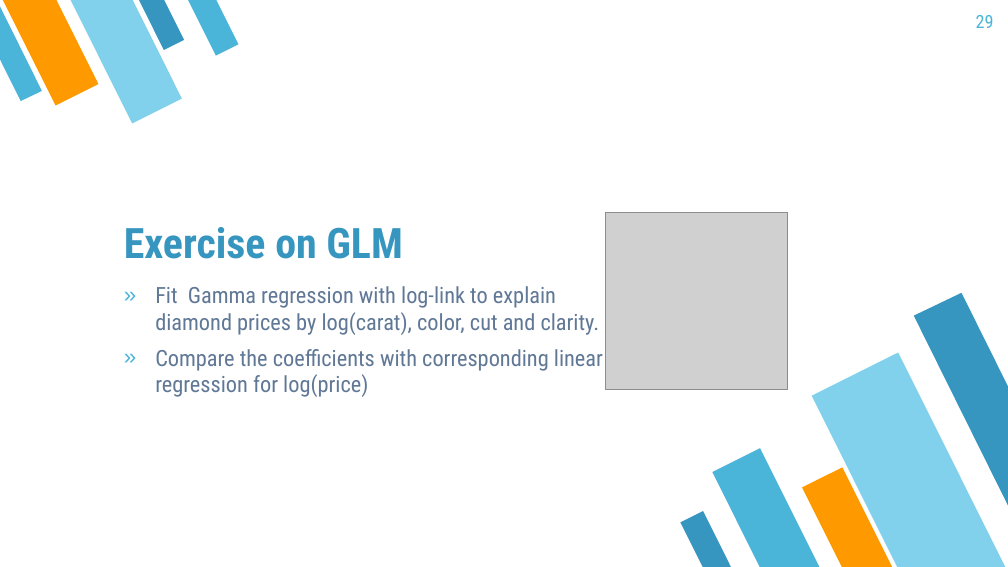
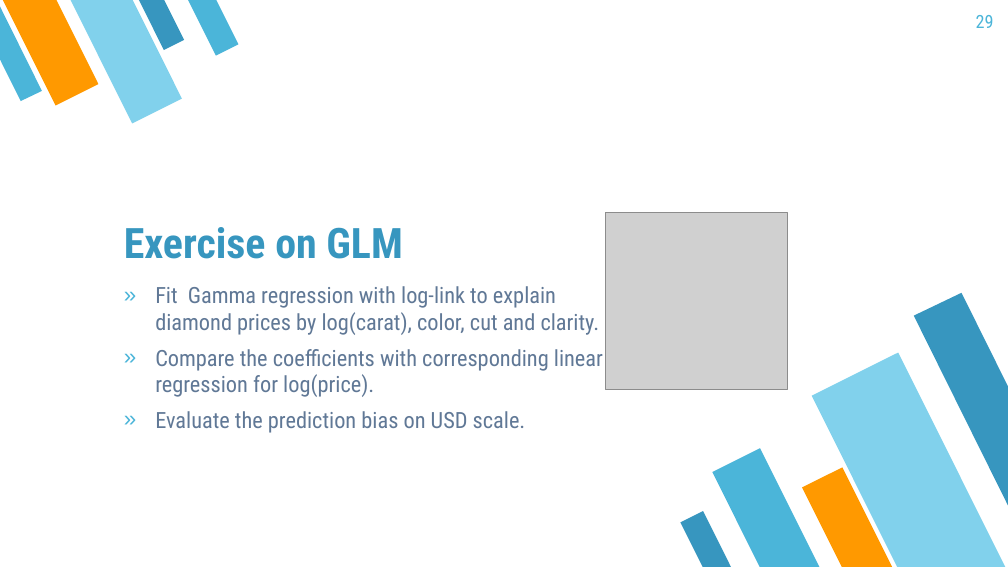
Before and after one commit to mayer79/ml_lecture, a slide deck: slide 29 of slides/ML_Lecture.pptx. Drawn at 1008x567 pixels with LibreOffice and Linux fonts; fonts in the diff are those of the drawing; grey boxes stand for pictures. Boxes give left, top, right and bottom in pixels: in the first picture for what was removed or moved away, otherwise in the second. Text is boxed around its words. In the diff, an @@ line names an element or a change of style, - is before the commit and + after.

Commit message:
added info on bias to log(lm) and GLM

```diff
--- a/slides/ML_Lecture.pptx
+++ b/slides/ML_Lecture.pptx
@@ text at [155,349,603,433]: text changed @@
-» Compare the coefficients with corresponding linear regression for log(price)
+» Compare the coefficients with corresponding linear regression for log(price).
+» Evaluate the prediction bias on USD scale.
```
Also in this commit, not shown: 3 other files.
